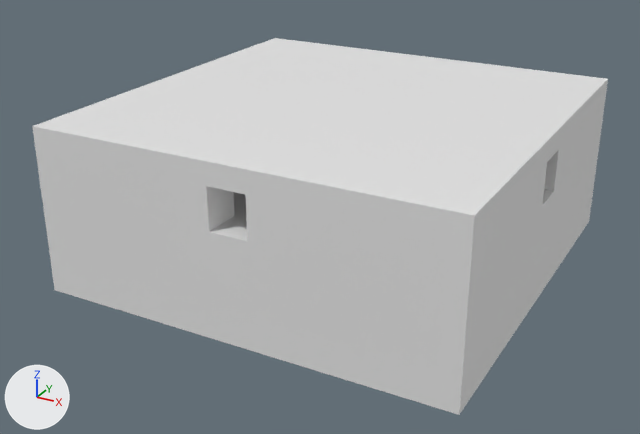
A saved change to the Blender file Proyecto Mosqueteros/Assets/Modelos/Nuevo 1/3-1cerrado.blend.
One viewpoint serves both versions: a 50 mm camera at (92.7, -180.7, 93.9) aimed at (-2.9, -7.0, 7.1). Lighting does not change. The marker at lower left points along +X, +Y and +Z.
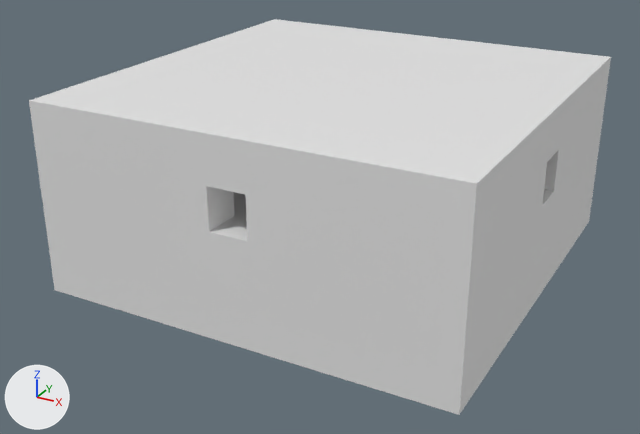
Boxes [x1, y1, x2, y2] around the edits, measured in the pictures (640 x 434 px; the box of a moved part takes in the faces that stretch with it):
'Cube.001', reshaped
    before: [32, 38, 608, 415]
    after: [29, 19, 611, 415]
part 1 of me_cube_001, moved or reshaped
    before: [32, 38, 608, 244]
    after: [29, 19, 611, 244]

What the commit changed:
me_cube_001 has 528 vertices, 541 faces and spans x -50.0..50.0, y -50.0..50.0, z -5.0..35.0.
me_cube_001 is used by ob_cube_001; location (0.0, 0.0, 0.0).
me_cube_001 part 1: all 80 vertices in x -50.0..50.0, y -50.0..50.0, z 35.0 are moved by (0.0, 0.0, 5.7).
